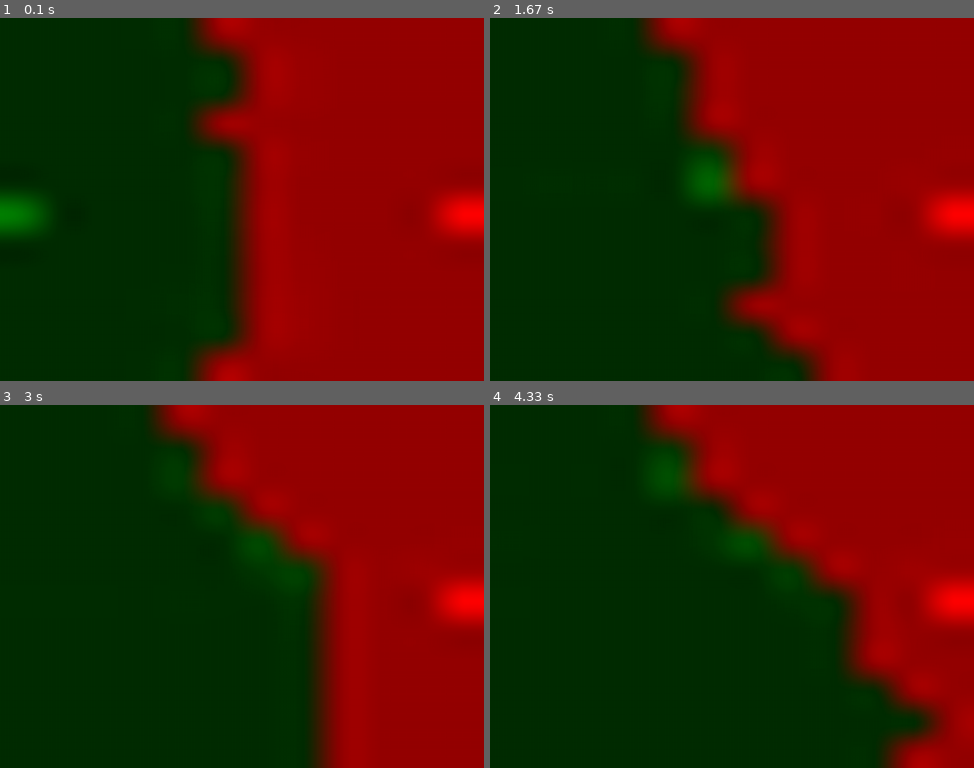
Above: before the commit, frames 1-4 (two rows, left to right).
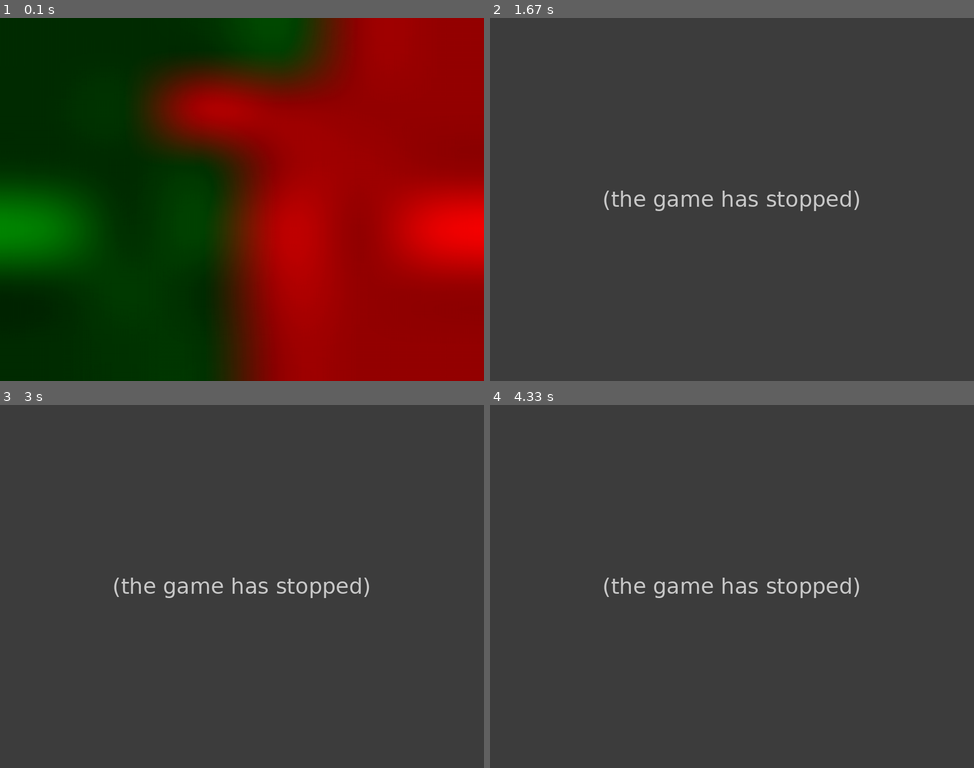
Above: after the commit, the same moments.

Repository: cair/Axis_and_Allies
Game: pygame game, started from demostration_game.py
The game is run twice, just before and just after one commit, with the same random seed, the same clock (stepped at 60 frames per second) and the same inputs.
Inputs:
- Up to frame 1 (0.1 s): no input
- Up to frame 2 (1.67 s): no input
- Up to frame 3 (3 s): no input
- Up to frame 4 (4.33 s): no input

The runs differ from the first frame. In frame 1, 22% of the frame differs, in the area x 0-100%, y 0-100%; in frame 2, 100%; in frame 3, 100%; in frame 4, 100%.
After the commit the program exited at 1.1 s; later frames show no game.

Commit message:
ready ..

Diff:
--- a/bots.py
+++ b/bots.py
@@ -1,62 +1,4 @@
 import random as r
-
-
-def turtle_bot(self):
-    moved = dict()
-    if self.phase == 0:
-        self.movable_units()
-        self.deployable_places = self.find_deployable_places()
-        self.next_phase()
-    elif self.phase == 1:
-        # NOTE!!!!!!! This should be done the round before.
-        self.purchase_units = self.calculate_purchase_units()
-        used = 0
-        while True:
-            pos = self.recruitable(self.purchase_units - used)
-            if pos.__len__() == 0:
-                self.next_phase()
-                break
-            choice = r.randint(0, len(pos) - 1)
-            self.recruit_unit(choice)
-            used += pos[choice]
-    elif self.phase == 2:
-        while self.movable.__len__() > 0:
-            break
-        self.next_phase()
-    elif self.phase == 3:
-        while self.movable.__len__() > 0:
-            if r.random() > 0.5:
-                unit = self.movable[0]
-                pos = unit.get_position()
-                possible = []
-                for tile in self.map.board[pos[0]][pos[1]].neighbours:
-                    if tile.owner == self.current_player:
-                        possible.append(tile)
-                if possible.__len__() == 0:
-                    self.movable.remove(self.movable[0])
-                    break
-                to_tile = r.choice(possible)
-                if to_tile.owner == self.current_player:
-                    self.move_unit(self.map.board[pos[0]][pos[1]], to_tile, 1, unit.__class__, unit)
-            else:
-                break
-        self.next_phase()
-    elif self.phase == 4:
-        self.next_phase()
-    elif self.phase == 5:
-        if self.current_player in self.purchases and self.deployable_places.__len__() > 0:
-            while self.purchases[self.current_player].__len__() > 0:
-                i = r.randint(0, self.deployable_places.__len__() - 1)
-                tile = self.deployable_places[i]
-                unit = self.purchases[self.current_player][0]
-                self.purchases[self.current_player].remove(unit)
-                tile.units.append(unit)
-                unit.set_position(tile.cords)
-        if self.is_there_a_winner():
-            return True
-        else:
-            self.resetDasUnits()
-            self.next_phase()
 
 
 def random_bot(self):
@@ -136,7 +78,8 @@
                                 defender[0].pop(unit_type, None)
                             defender_types = list(defender[0].keys())
                         for key in to_be_deleted:
-                            self.take_casualties(to_be_deleted, to_be_deleted[key][0].type, to_be_deleted[key].__len__())
+                            self.take_casualties(to_be_deleted, to_be_deleted[key][0].type,
+                                                 to_be_deleted[key].__len__())
                     else:
                         self.current_player = defender[0][defender_keys[0]][0].owner
                         return defender
@@ -204,7 +147,7 @@
             self.recruit_unit(choice)
             used += pos[choice]
 
-    #Should calculate how many unit one should use in attack.
+    # Should calculate how many unit one should use in attack.
     elif self.phase == 2:
         self.battles = []
         while self.movable.__len__() > 0:
@@ -266,7 +209,7 @@
                         for i in range(defender[1]):
                             unit_type = r.choice(defender_types)
                             unit = defender[0][unit_type][0]
-                            if not unit.type in to_be_deleted:
+                            if unit.type not in to_be_deleted:
                                 to_be_deleted[unit.type] = []
                             to_be_deleted[unit.type].append(unit)
                             defender[0][unit_type].remove(unit)
@@ -274,7 +217,8 @@
                                 defender[0].pop(unit_type, None)
                             defender_types = list(defender[0].keys())
                         for key in to_be_deleted:
-                            self.take_casualties(to_be_deleted, to_be_deleted[key][0].type, to_be_deleted[key].__len__())
+                            self.take_casualties(to_be_deleted, to_be_deleted[key][0].type,
+                                                 to_be_deleted[key].__len__())
                     else:
                         self.current_player = defender[0][defender_keys[0]][0].owner
                         return defender
--- a/demostration_game.py
+++ b/demostration_game.py
@@ -8,6 +8,7 @@
 from game import Game, GameManager
 import new_bot as new_bots
 from modified_bot import NewBot
+
 
 def translate_to_array(board, x, y, game):
     new_board = np.zeros((x, y, 3), dtype=np.uint8)
@@ -73,12 +74,13 @@
 
 
 def without_pauses():
-    x, y = 12, 12
+    x, y = 6, 6
+    from modified_bot import NewBot2
 
-    bot = new_bots.Bot()
-    bot2 = NewBot()
-    germany = Nation(name='Germany', human=False, difficulty='new_bot', bot=bot2)
-    russia = Nation(name='Russia', human=False, difficulty="new_bot", bot=bot)
+    bot = NewBot2(attack_threshold=0.1)
+    bot2 = NewBot2(attack_threshold=0.35)
+    germany = Nation(name='Germany', human=False, difficulty='new_bot', bot=bot)
+    russia = Nation(name='Russia', human=False, difficulty="new_bot", bot=bot2)
 
     game = Game(size=(x, y), nations=[germany, russia])
 
--- a/game.py
+++ b/game.py
@@ -39,6 +39,7 @@
         self.border_tiles = self.calculate_border()
         self.starting_conditions(n=2)
         self.battles = []
+        self.movable = []
         self.movable_units()
         self.recruitable_list = [2, 5]
         self.history = []
@@ -312,7 +313,8 @@
     def find_movable_in_tile(self, cords):
         units = []
         for unit in self.map.board[cords[0]][cords[1]].units:
-            if unit.used_steps > unit.range:
+
+            if unit.used_steps < unit.range:
                 units.append(unit)
         return units
 
@@ -328,9 +330,5 @@
         if not self.current_player.human:
             if self.current_player.difficulty == "Random":
                 bots.random_bot(self)
-            elif self.current_player.difficulty == "Turtle":
-                bots.turtle_bot(self)
-            elif self.current_player.difficulty == "Easy":
-                bots.easy_bot()
             elif self.current_player.difficulty == "new_bot":
                 self.current_player.bot.play_bot(self)
--- a/map_generator.py
+++ b/map_generator.py
@@ -9,7 +9,7 @@
 
         self.cords = cords
 
-        self.units = []#dict()
+        self.units = []
 
         self.constructions = []
 
@@ -18,12 +18,11 @@
         self.value = 2
 
     def __repr__(self):
-        return self.owner.name+self.units.__str__()+self.constructions.__str__()
+        return self.owner.name + self.units.__str__() + self.constructions.__str__()
 
 
 class MapClass(object):
     def __init__(self, size, nations):
-        ###Tuples, with height and width.
 
         self.size = size
 
@@ -34,10 +33,9 @@
 
     def createBoard(self):
         board = np.empty(self.size, dtype=Tile)
-        number_of_provinces = int((self.size[0]*self.size[1])/self.nations.__len__())
+        number_of_provinces = int((self.size[0] * self.size[1]) / self.nations.__len__())
 
-
-        #Creates the tiles.
+        # Creates the tiles.
         counter = 1
         for h in range(self.size[0]):
             for w in range(self.size[1]):
@@ -45,21 +43,21 @@
                 if w >= (self.size[1] / (self.nations.__len__()) * counter):
                     counter += 1
                 if not board[h][w].water:
-                    board[h][w].owner = self.nations[counter-1]
+                    board[h][w].owner = self.nations[counter - 1]
             counter = 1
 
-        #Connects the tiles together and assign start owner.
+        # Connects the tiles together and assign start owner.
         for h in range(self.size[0]):
             for w in range(self.size[1]):
-                #Edge detection
-                if h+1 < self.size[0]:
-                    board[h][w].neighbours.append(board[h+1][w])
-                if h-1 >= 0:
-                    board[h][w].neighbours.append(board[h-1][w])
-                if w+1 < self.size[1]:
-                    board[h][w].neighbours.append(board[h][w+1])
-                if w-1 >= 0:
-                    board[h][w].neighbours.append(board[h][w-1])
+                # Edge detection
+                if h + 1 < self.size[0]:
+                    board[h][w].neighbours.append(board[h + 1][w])
+                if h - 1 >= 0:
+                    board[h][w].neighbours.append(board[h - 1][w])
+                if w + 1 < self.size[1]:
+                    board[h][w].neighbours.append(board[h][w + 1])
+                if w - 1 >= 0:
+                    board[h][w].neighbours.append(board[h][w - 1])
                 '''
                 print("h: "+str(h), w)
                 for k in board[h][w].neighbours:
@@ -77,11 +75,11 @@
             counter = 1
 
         '''
-        #print(board[3][3].owner)
+        # print(board[3][3].owner)
         '''
         for h in range(self.size[0]):
             for w in range(self.size[1]):
                 print(board[h][w].owner, board[h][w].cords)
         '''
-        #print(board)
+        # print(board)
         return board
--- a/modified_bot.py
+++ b/modified_bot.py
@@ -1,5 +1,5 @@
 import random as r
-
+from units import Infantry, Tank
 
 from new_bot import Bot
 
@@ -23,6 +23,8 @@
         x2, y2 = tile_2.cords[0], tile_2.cords[1]
 
         return abs(x-x2)+abs(y-y2)
+
+
     '''
     def phase_2(self, game):
         """
@@ -121,3 +123,36 @@
 
         for key in to_be_deleted:
             game.take_casualties(to_be_deleted, to_be_deleted[key][0].type, len(to_be_deleted[key]))
+
+
+class NewBot2(NewBot):
+
+    def __init__(self, attack_threshold):
+        Bot.__init__(self)
+        self.attack_threshold = attack_threshold
+
+    def calc_winning_odds(self, my_units, enemy_units):
+        attack_score, defend_score = 0, 0
+        for unit in my_units:
+            attack_score +=(unit.att_success*1/6)
+
+        return attack_score/len(my_units)
+
+    def phase_2(self, game):
+        game.battles = []
+        while len(game.movable) > 0:
+            if r.random() > 0.01:
+                unit = game.movable[0]
+                position = unit.get_position()
+                to_tile = r.choice(game.map.board[position[0]][position[1]].neighbours)
+                if to_tile.owner != game.current_player:
+                    all_units = game.find_movable_in_tile(position)
+                    attack_score = self.calc_winning_odds(all_units, to_tile.units)
+                    if attack_score > self.attack_threshold:
+                        for current_unit in all_units:
+                            game.move_unit(game.map.board[position[0]][position[1]], to_tile, 1, current_unit)
+                else:
+                    game.move_unit(game.map.board[position[0]][position[1]], to_tile, 1, unit)
+            else:
+                break
+        game.phase = 2.5
--- a/new_bot.py
+++ b/new_bot.py
@@ -102,7 +102,6 @@
                 game.battles.remove(game.battles[0])
         game.phase = 3
 
-
     def phase_3(self, game):
         while len(game.movable) > 0:
             if r.random() > 0.5:
--- a/units.py
+++ b/units.py
@@ -1,15 +1,9 @@
-class Unit():
+class Unit:
     def __init__(self, success=1):
         self.success = success
         self.position = None
         self.used_steps = 0
         self.old_position = None
-
-    def action_is_successful(self, x):
-        if x >= self.success:
-            return True
-        else:
-            return False
 
     def get_old_position(self):
 
@@ -51,7 +45,6 @@
 
         self.cost = 2
 
-
     def __repr__(self):
         pos = self.get_position()
 
@@ -65,7 +58,7 @@
         self.type = 'Tank'
         self.owner = owner
         self.att_success = success
-        self.def_success = success
+        self.def_success = success-2
         # self.set_position(position)
         self.cost = 5
 
